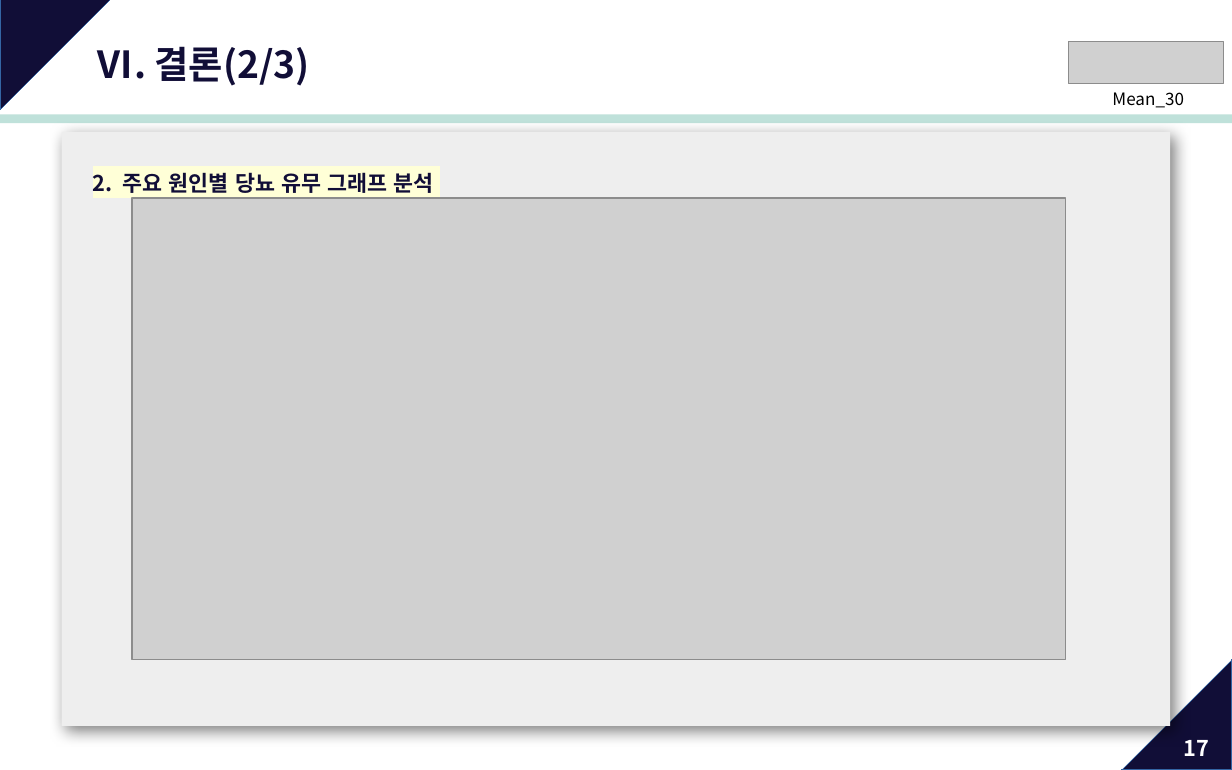
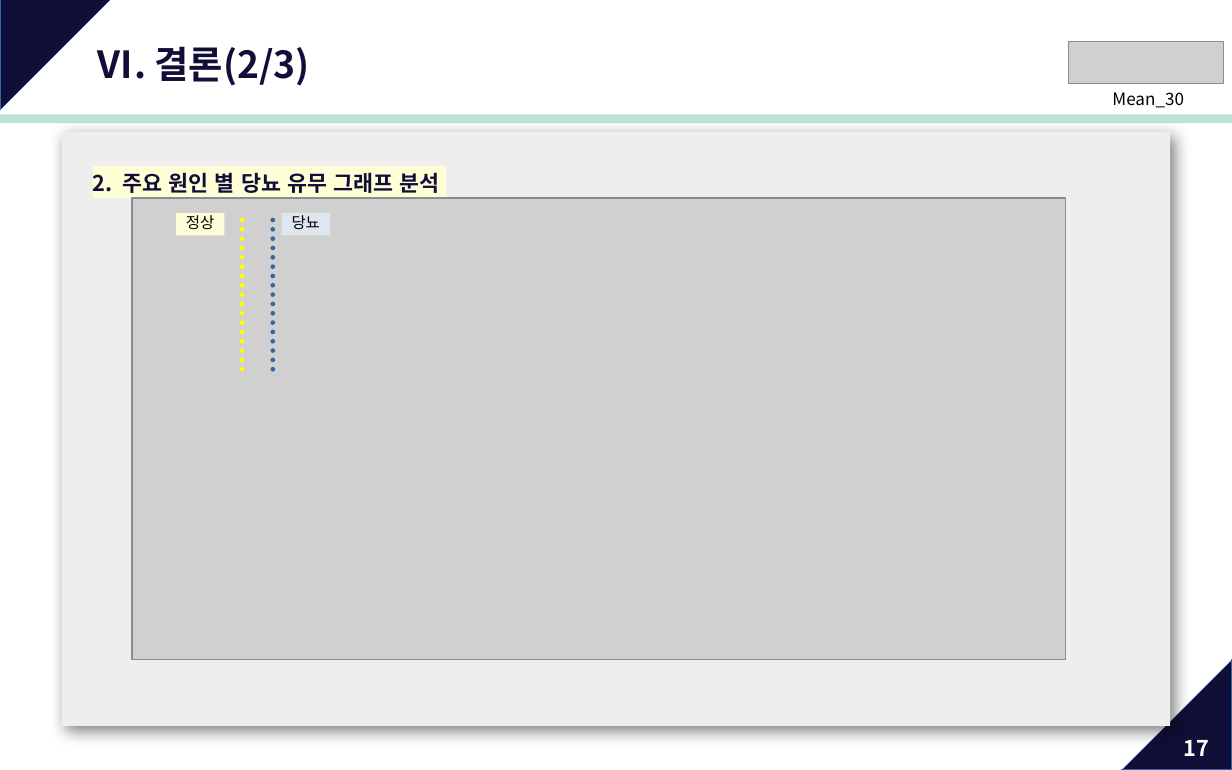
Before and after one commit to jinucho/K_digital_training, a slide deck: slide 17 of Mean_30/PPT)MLP_당뇨병 예측모델(W)_v9_240105.odp. Drawn at 1232x770 pixels with LibreOffice and Linux fonts; fonts in the diff are those of the drawing; grey boxes stand for pictures. Boxes give left, top, right and bottom in pixels: in the first picture for what was removed or moved away, otherwise in the second. Text is boxed around its words. In the diff, an @@ line names an element or a change of style, - is before the commit and + after.

Commit message:
The Final PPT v10

```diff
--- a/Mean_30/PPT)MLP_당뇨병 예측모델(W)_v9_240105.odp
+++ b/Mean_30/PPT)MLP_당뇨병 예측모델(W)_v9_240105.odp
@@ text at [93,172,439,193]: spaces changed @@
-2. 주요 원인별 당뇨 유무 그래프 분석
+2. 주요 원인 별 당뇨 유무 그래프 분석
@@ rectangle added at [176,214,224,236], fill #FFFFD7, 10 pt, text #000000 @@
+정상
@@ line added from (243, 220) to (243, 375), #FFFF00 3 pt dashed @@
@@ line added from (273, 220) to (273, 375), #3465A4 3 pt dashed @@
@@ rectangle added at [282,214,330,236], fill #DEE6EF, 10 pt, text #000000 @@
+당뇨
```
Also in this commit, not shown: 4 other slides changed, 2 other files.
